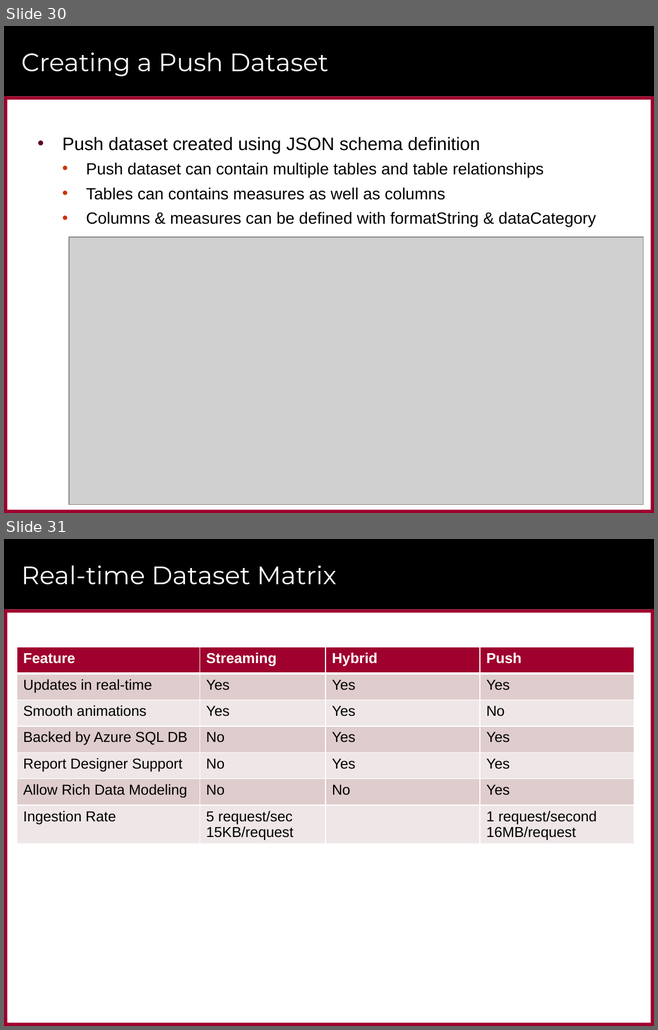
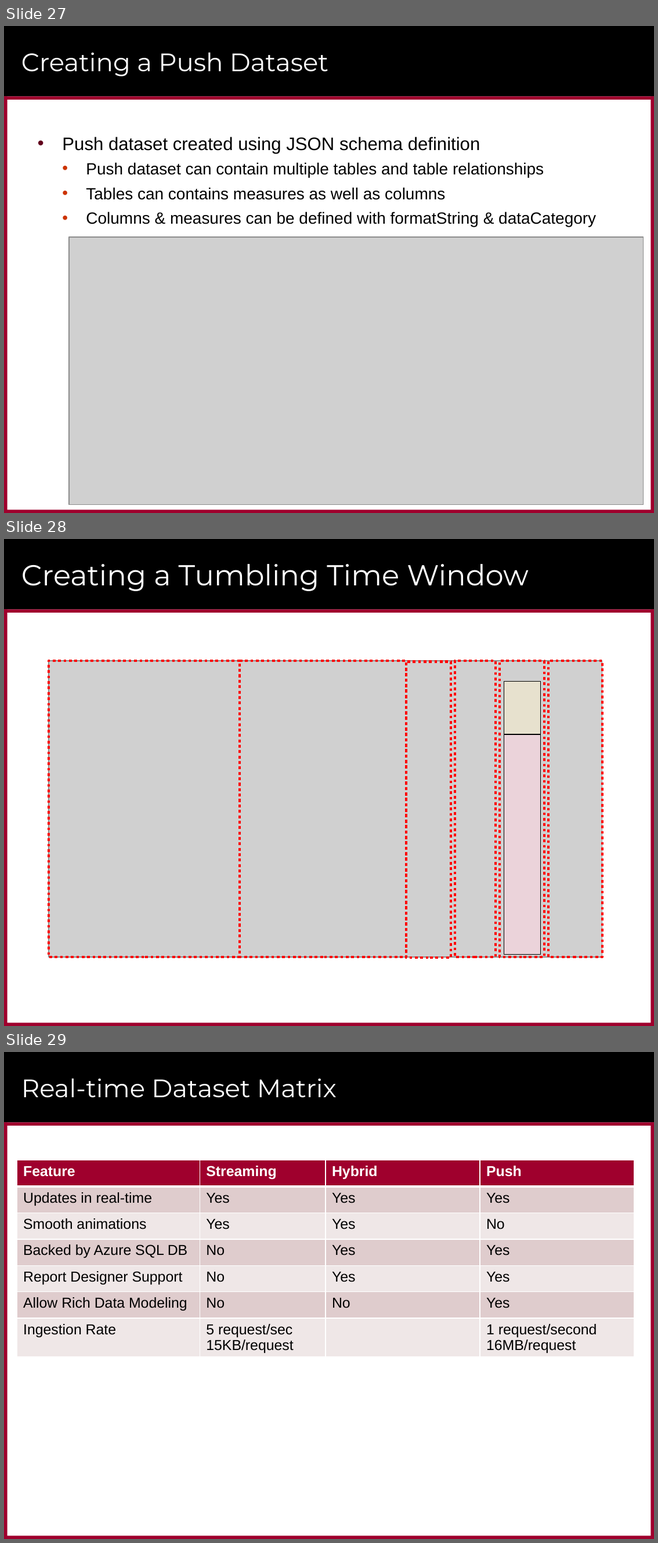
Before and after one commit to CriticalPathTraining/RealtimeDashboards, a slide deck: RealtimeDashboards.pptx. Shown one above the other, each under a label of ours: slides 30 and 31 before the commit, slides 27, 28 and 29 after it. The pictures are 658x1030 and 658x1543 pixels, drawn with LibreOffice and Linux fonts; fonts in the diff are those of the drawing; grey boxes stand for pictures; background and template pictures are left out. Boxes give left, top, right and bottom in pixels: in the first picture for what was removed or moved away, otherwise in the second. Text is boxed around its words. In the diff, an @@ line names an element or a change of style, - is before the commit and + after.

```diff
--- a/RealtimeDashboards.pptx
+++ b/RealtimeDashboards.pptx
@@ slide 28 added at (x1=4, y1=539, x2=654, y2=1026), background #FFFFFF; not listed: 6 template elements that a slide beside it also shows @@
@@ title added at (x1=21, y1=564, x2=528, y2=591), 32 pt, text #FFFFFF @@
+Creating a Tumbling Time Window
@@ picture added at (x1=49, y1=661, x2=603, y2=957) @@
@@ rectangle added at (x1=49, y1=661, x2=240, y2=957), outline #FF0000 3 pt dashed @@
@@ rectangle added at (x1=239, y1=661, x2=405, y2=957), outline #FF0000 3 pt dashed @@
@@ rectangle added at (x1=406, y1=662, x2=451, y2=958), outline #FF0000 3 pt dashed @@
@@ rectangle added at (x1=455, y1=661, x2=495, y2=957), outline #FF0000 3 pt dashed @@
@@ rectangle added at (x1=499, y1=661, x2=544, y2=957), outline #FF0000 3 pt dashed @@
@@ rectangle added at (x1=549, y1=661, x2=603, y2=957), outline #FF0000 3 pt dashed @@
@@ rectangle added at (x1=503, y1=681, x2=540, y2=734), fill #FFF2CD at 50% opacity, outline #000000 0.25 pt @@
@@ rectangle added at (x1=503, y1=734, x2=540, y2=955), fill #FFD6E1 at 59% opacity, outline #000000 0.25 pt @@
@@ what was slide 30 is now slide 27 @@
@@ what was slide 31 is now slide 29 @@
```
Also in this commit, not shown: 4 slides changed, 4 other slides added, 13 slides removed, 3 other files.
